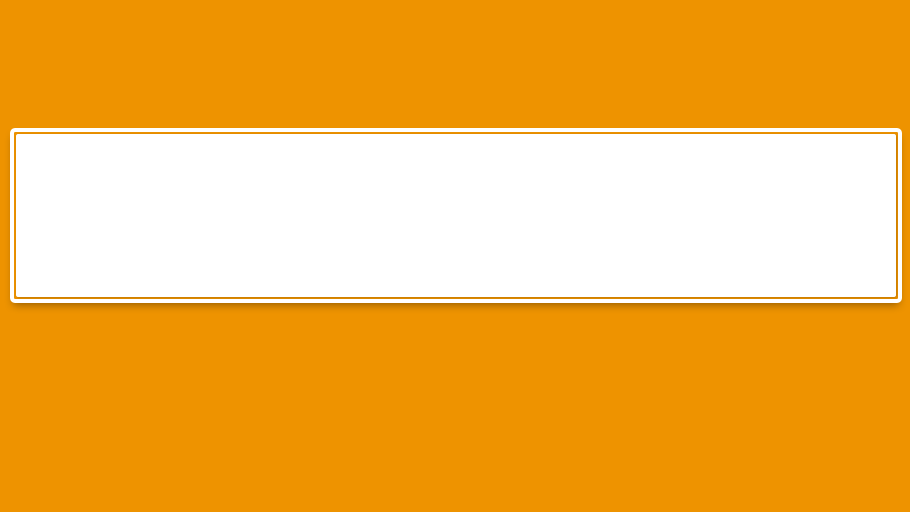
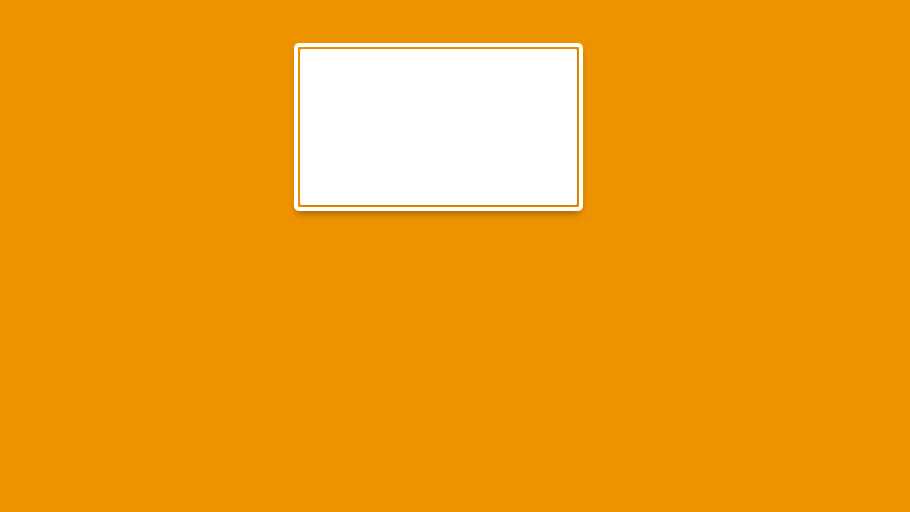
Revision of a layered w=910, h=512 image; what changed, layer by layer:
hid group "banner" (3 layers) over [13, 131, 899, 300]
showed group "button" (3 layers) over [297, 46, 581, 207]
painted on "focus" (2nd of 5, in "button") over [578, 46, 581, 207]
painted on "mask" (2nd of 5, in "button") over [575, 49, 578, 205]
painted on "shadow" (2nd of 8, in "button") over [575, 49, 578, 205]
